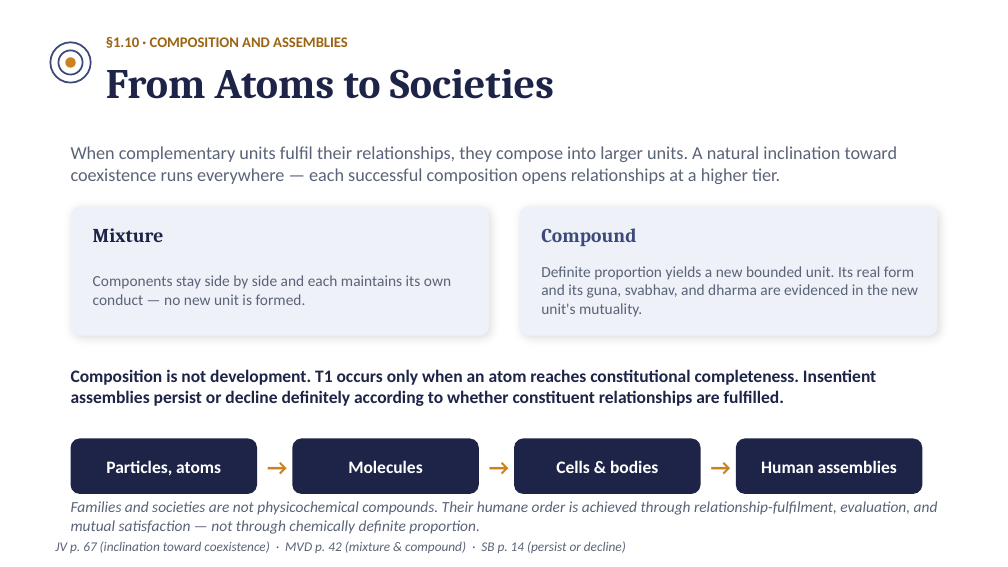
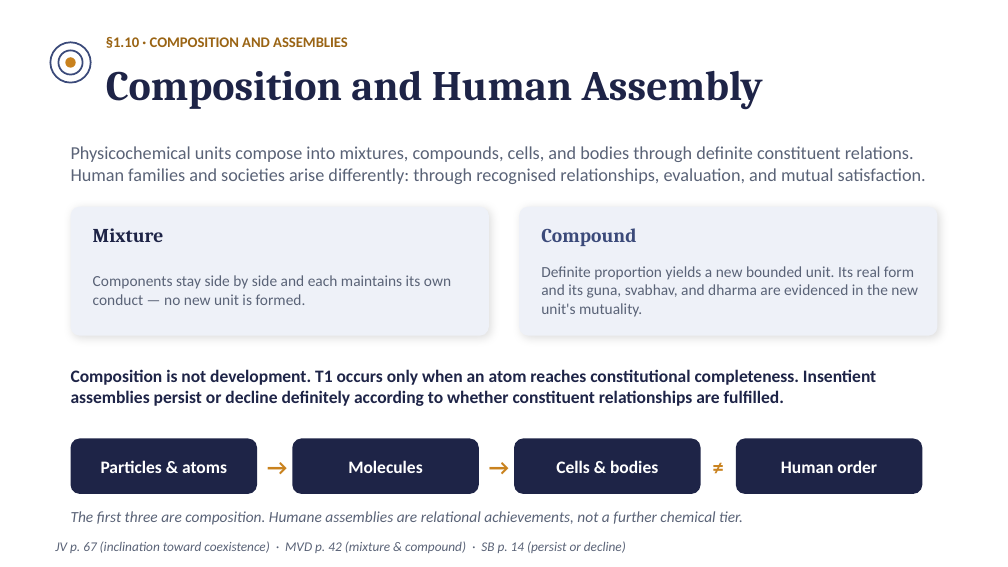
Before and after one commit to raghavamohan/AnalyticMadhyasthDarshan, a slide deck: slide 18 of Studies/The-Ontology-of-Coexistence/The-Ontology-of-Existence-Madhyasth-Darshan.pptx (slide 17 before the commit). Drawn at 1008x567 pixels with LibreOffice and Linux fonts; fonts in the diff are those of the drawing. Boxes give left, top, right and bottom in pixels: in the first picture for what was removed or moved away, otherwise in the second. Text is boxed around its words. In the diff, an @@ line names an element or a change of style, - is before the commit and + after.

```diff
--- a/Studies/The-Ontology-of-Coexistence/The-Ontology-of-Existence-Madhyasth-Darshan.pptx
+++ b/Studies/The-Ontology-of-Coexistence/The-Ontology-of-Existence-Madhyasth-Darshan.pptx
@@ text at (106,71,763,110): text changed @@
-From Atoms to Societies
+Composition and Human Assembly
@@ text at (71,146,926,184): text changed @@
-When complementary units fulfil their relationships, they compose into larger units. A natural inclination toward coexistence runs everywhere — each successful composition opens relationships at a higher tier.
+Physicochemical units compose into mixtures, compounds, cells, and bodies through definite constituent relations. Human families and societies arise differently: through recognised relationships, evaluation, and mutual satisfaction.
@@ text at (701,438,736,494): text changed @@
-→
+≠
@@ text at (101,460,227,473): text changed @@
-Particles, atoms
+Particles & atoms
@@ text at (781,460,877,473): text changed @@
-Human assemblies
+Human order
@@ text at (71,511,743,525): text changed @@
-Families and societies are not physicochemical compounds. Their humane order is achieved through relationship-fulfilment, evaluation, and mutual satisfaction — not through chemically definite proportion.
+The first three are composition. Humane assemblies are relational achievements, not a further chemical tier.
```
Also in this commit, not shown: 14 other slides changed, 2 slides added, 18 other files.
